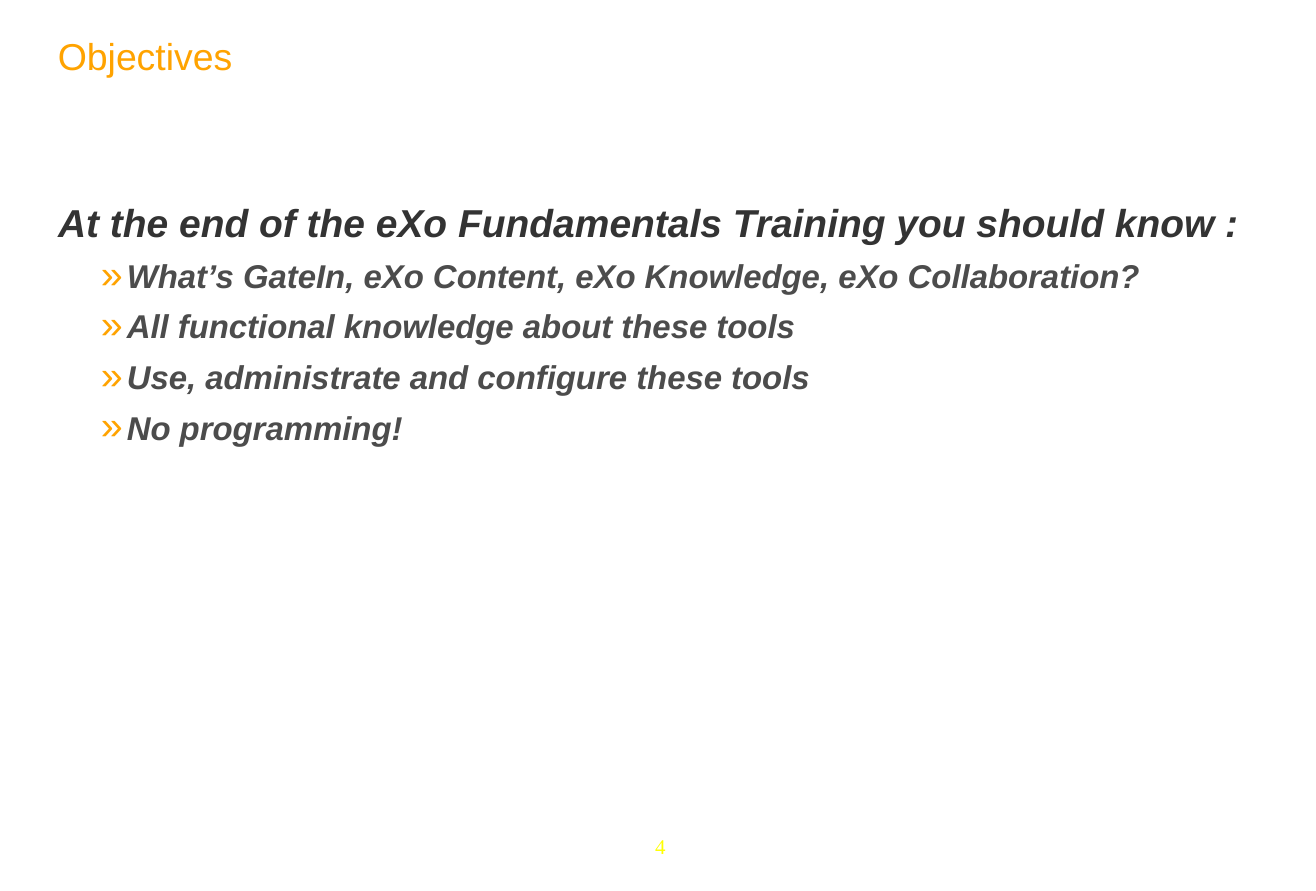
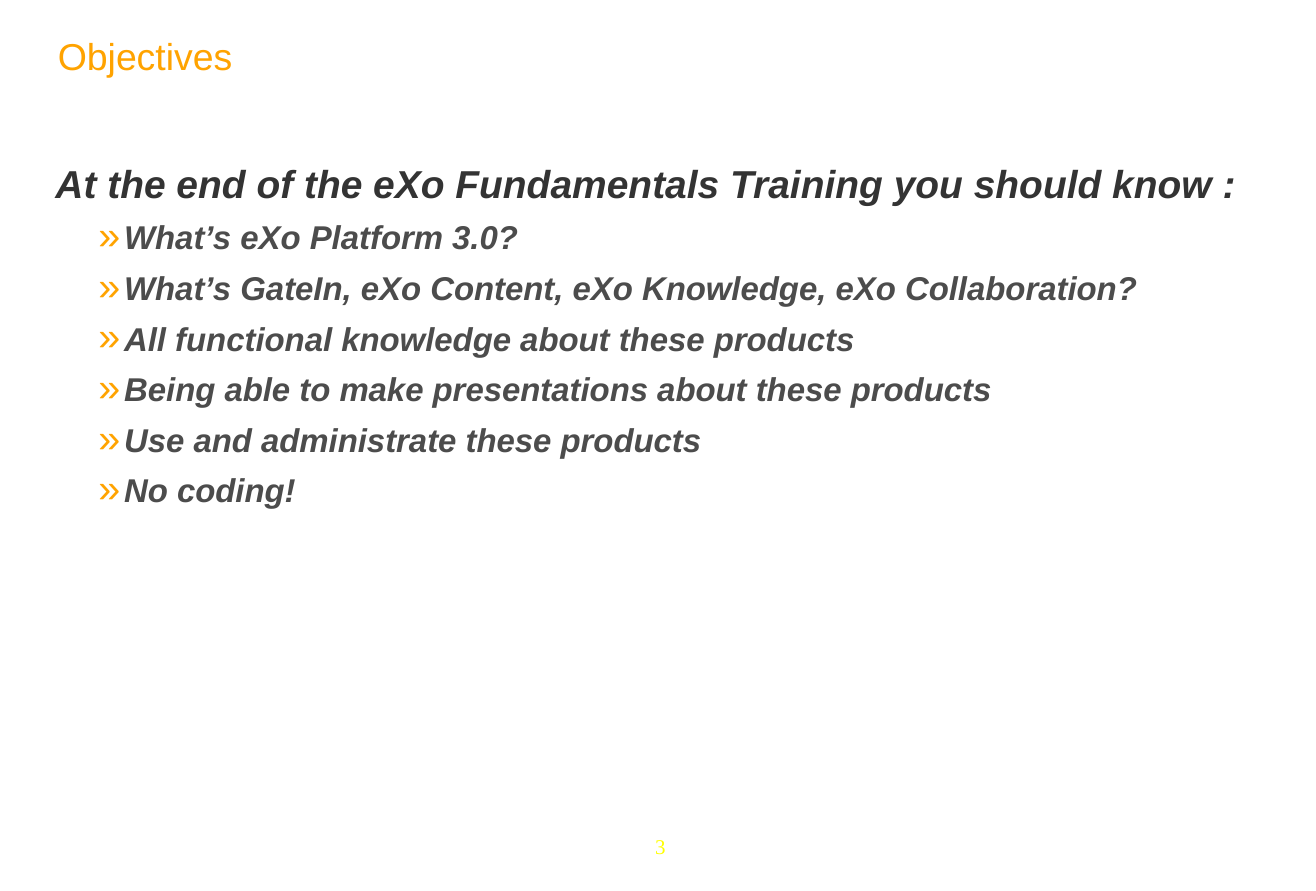
Before and after one commit to anhvurz90/training, a slide deck: slide 3 of slides/exo-fundamentals/en/010-General-Intro-XFund-en.pptx (slide 4 before the commit). Drawn at 1316x891 pixels with LibreOffice and Linux fonts; fonts in the diff are those of the drawing; background and template pictures are left out. Boxes give left, top, right and bottom in pixels: in the first picture for what was removed or moved away, otherwise in the second. Text is boxed around its words. In the diff, an @@ line names an element or a change of style, - is before the commit and + after.

Commit message:
for Training Paris 2009

```diff
--- a/slides/exo-fundamentals/en/010-General-Intro-XFund-en.pptx
+++ b/slides/exo-fundamentals/en/010-General-Intro-XFund-en.pptx
@@ text "At the end of the ..." moved from (x1=58, y1=208, x2=1214, y2=446) to (x1=55, y1=169, x2=1211, y2=509) @@
@@ text at (x1=124, y1=225, x2=518, y2=250): paragraph added @@
+  » What’s eXo Platform 3.0?
@@ text at (x1=124, y1=327, x2=992, y2=509): text changed @@
-  » All functional knowledge about these tools
-  » Use, administrate and configure these tools
-  » No programming!
+  » All functional knowledge about these products
+  » Being able to make presentations about these products
+  » Use and administrate these products
+  » No coding!
@@ page number at (x1=655, y1=840, x2=665, y2=855): text changed @@
-4
+3
```
Also in this commit, not shown: 2 other slides changed, 1 slide removed.
